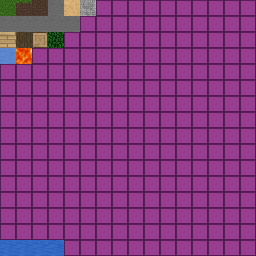
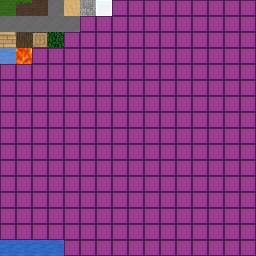
The second 256px x 256px image is a revision of the first. Changes to its layers:
moved "water" above "leaves", painted on it over [0, 48, 16, 63]
added layer "glass" (25%) above "grass top" over [96, 0, 112, 16]
added layer "grass top" above "atlas.png" over [16, 0, 32, 4]
painted on "atlas.png" over [0, 0, 112, 49]
